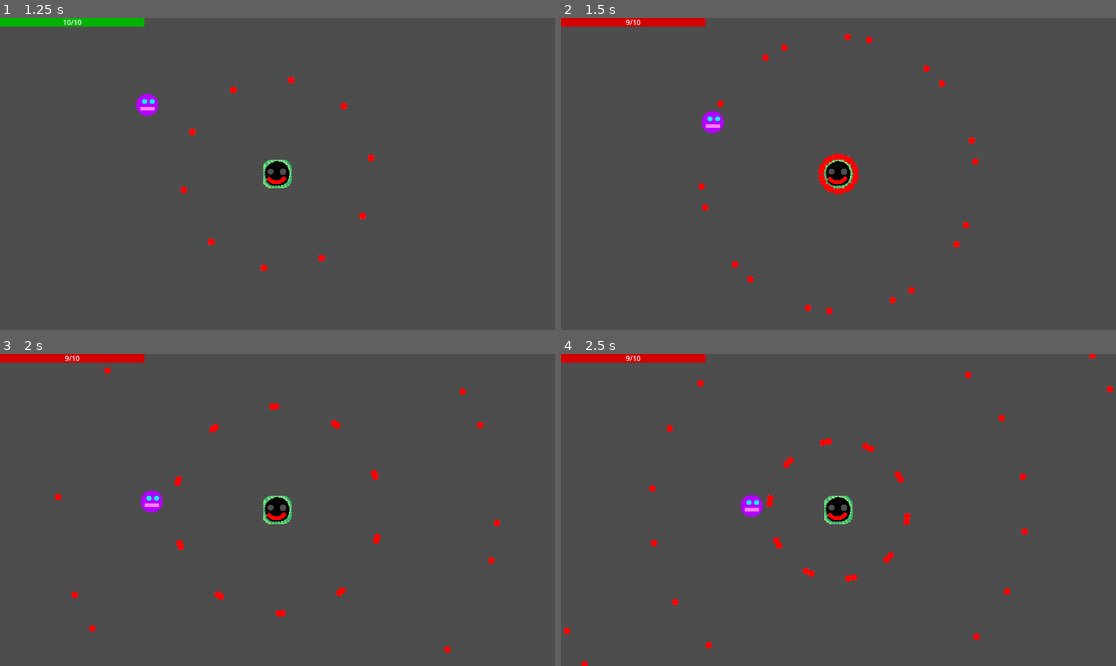
Above: before the commit, frames 1-4 (two rows, left to right).
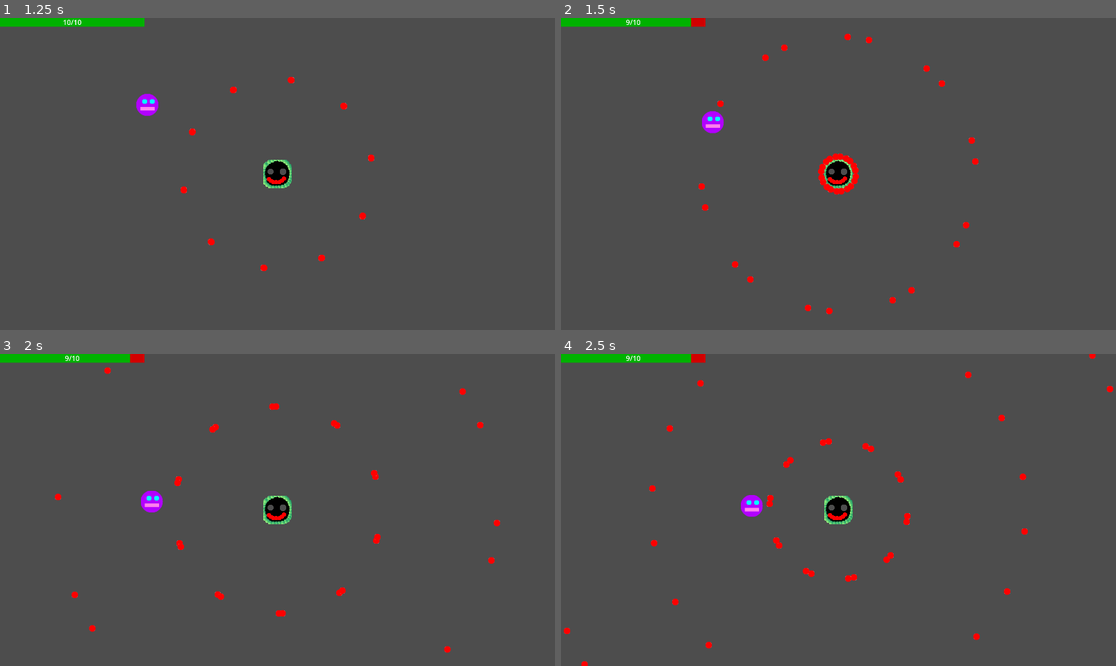
Above: after the commit, the same moments.

Repository: Antoine-Lagache/GameJam_2025
Game: Godot game, scene res://scene/main.tscn
Same seed, same stepped clock (60 frames per second), same inputs: the game is played once before the commit and once after it.
Inputs:
- Up to frame 1 (1.25 s): tap Enter at 0.5 s; hold Right (right) from 0.53 s (still down)
- Up to frame 2 (1.5 s): release Right (right) at 1.28 s; hold Down (down) from 1.28 s (still down)
- Up to frame 3 (2 s): keep holding Down (down)
- Up to frame 4 (2.5 s): release Down (down) at 2.03 s; hold Right (right) from 2.03 s (still down)

Frame 1 is identical in both runs. In frame 2, 0.7% of the frame differs, in the area x 0-24%, y 0-3%; in frame 3, 0.7%; in frame 4, 0.7%.

Commit message:
corrction health bar

Diff:
--- a/gamejame/script/health_bar.gd
+++ b/gamejame/script/health_bar.gd
@@ -12,7 +12,7 @@
 
 # Called every frame. 'delta' is the elapsed time since the previous frame.
 func _physics_process(_delta: float) -> void:
-	$green.scale.x = health/max_health
+	$green.scale.x = float(health)/float(max_health)
 	if health < 0:
 		health = 0
 	$Label.text = str(health) + "/" + str(max_health)
